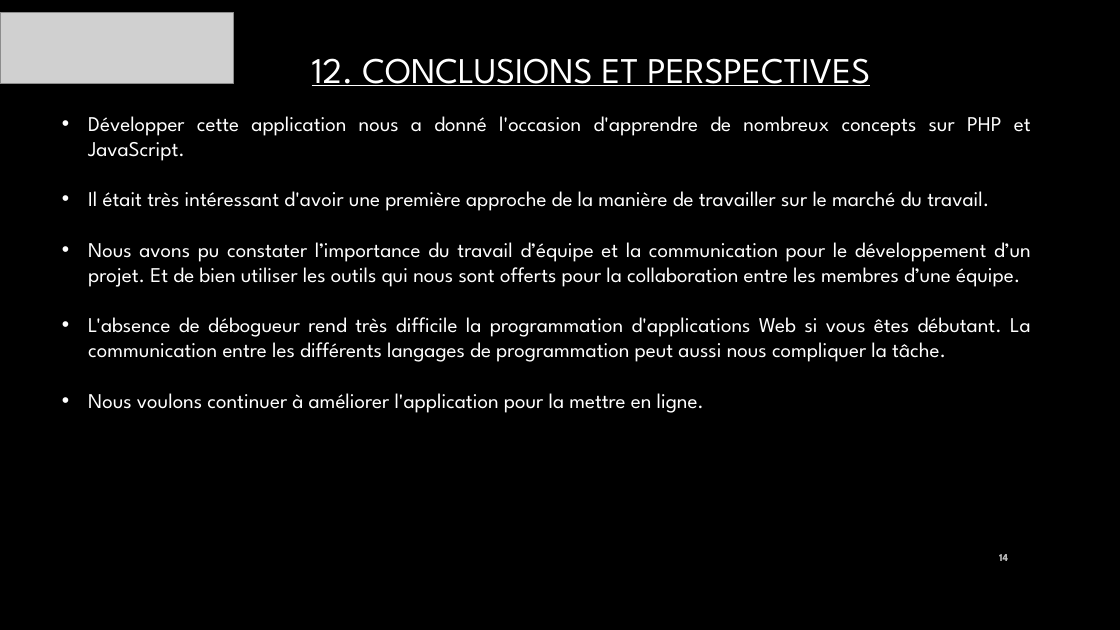
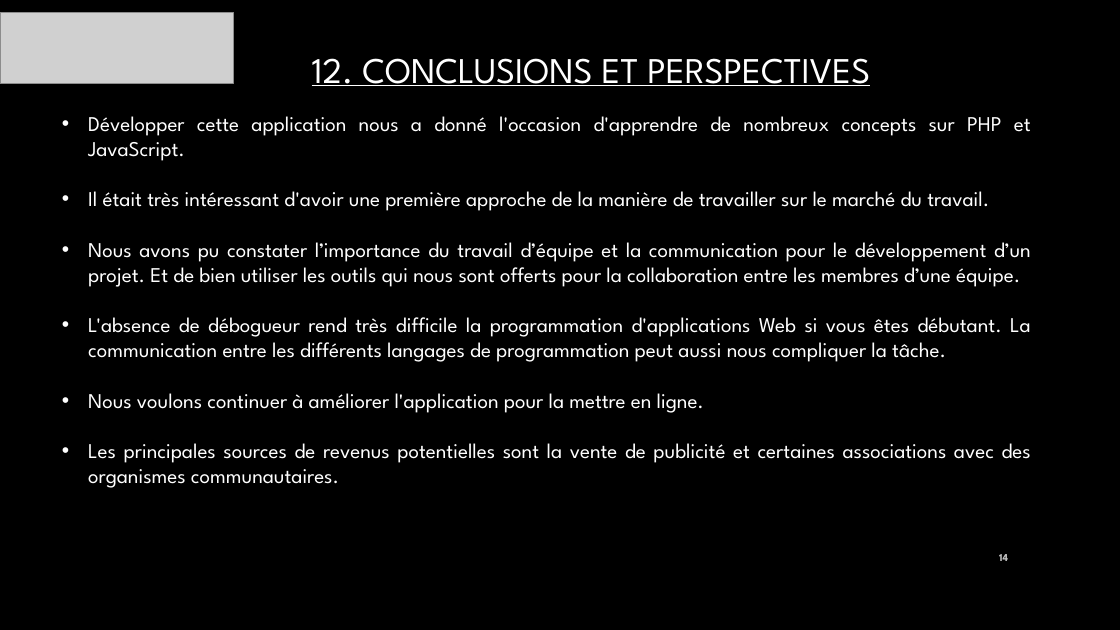
Before and after one commit to sodoto/projetFinal, a slide deck: slide 14 of presentation/CommunAction.pptx. Drawn at 1120x630 pixels with LibreOffice and Linux fonts; fonts in the diff are those of the drawing; grey boxes stand for pictures; background and template pictures are left out. Boxes give left, top, right and bottom in pixels: in the first picture for what was removed or moved away, otherwise in the second. Text is boxed around its words. In the diff, an @@ line names an element or a change of style, - is before the commit and + after.

```diff
--- a/presentation/CommunAction.pptx
+++ b/presentation/CommunAction.pptx
@@ text at (x1=88, y1=443, x2=1031, y2=488): paragraph added @@
+• Les principales sources de revenus potentielles sont la vente de publicité et certaines associations avec des organismes communautaires.
```
